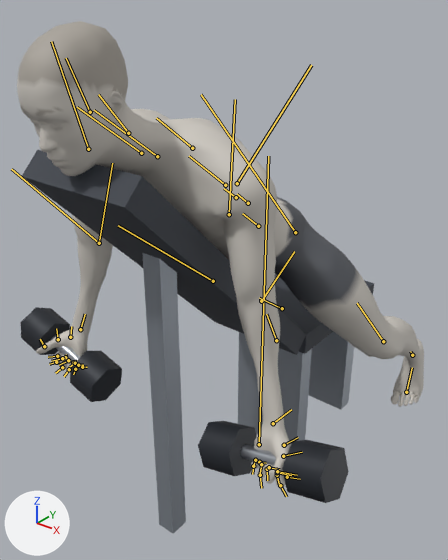
The glTF model exports/dumbbell-prone-incline-curl.glb as it was, and as the next commit left it.
One viewpoint serves both versions: a 50 mm camera at (0.927, -1.348, 1.402) aimed at (-0.059, -0.116, 0.639). The lights are fixed; the arrows at lower left show +X, +Y and +Z. The older version comes first. Both versions are drawn at frame 0 of the action 'dumbbell-prone-incline-curl'; the numbers are the values there. The bones that change, and the others that lie on the model, are drawn over the model as lines.
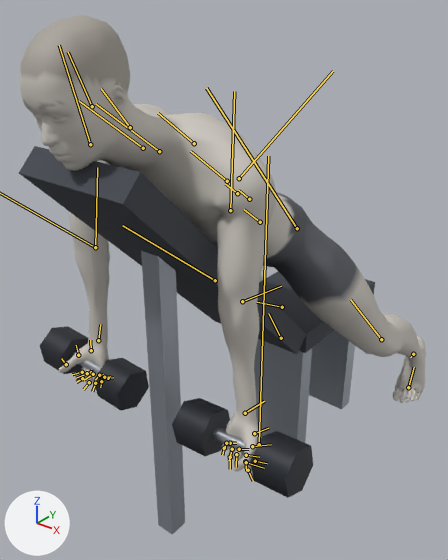
ob_dbl_right is not drawn itself; it is the parent of ob_mesh_1, ob_mesh_2, ob_mesh_3.
ob_dbr_right is not drawn itself; it is the parent of ob_mesh_4, ob_mesh_5, ob_mesh_6.
ob_props is not drawn itself; it is the parent of ob_bench.

Boxes [x1, y1, x2, y2] around the edits, measured in the pictures (448 x 560 px):
'Mesh_0', posed
    before: [17, 21, 424, 487]
    after: [19, 15, 426, 472]
'Mesh_10', posed
    before: [21, 150, 306, 355]
    after: [19, 146, 306, 354]
'Mesh_11', posed
    before: [142, 253, 186, 533]
    after: [141, 251, 185, 534]
'Mesh_2', posed (6% taller)
    before: [282, 440, 349, 503]
    after: [250, 431, 313, 498]
'Mesh_3', posed
    before: [198, 421, 257, 476]
    after: [172, 398, 230, 456]
'Mesh_6', posed
    before: [70, 351, 122, 402]
    after: [94, 358, 149, 411]
'Mesh_8', posed
    before: [308, 331, 354, 409]
    after: [309, 330, 355, 409]
'Mesh_5', posed
    before: [20, 307, 70, 355]
    after: [40, 326, 89, 374]
'Mesh_7', posed
    before: [275, 274, 374, 354]
    after: [259, 272, 375, 353]
bone 'pelvis', root to tip
    before: (258, 226) to (242, 213)
    after: (260, 222) to (244, 209)
bone 'upperarm_l', root to tip
    before: (237, 183) to (311, 65)
    after: (239, 178) to (333, 71)
bone 'lowerarm_l', root to tip
    before: (261, 301) to (294, 251)
    after: (242, 301) to (281, 286)
bone 'hand_l', root to tip
    before: (273, 423) to (291, 409)
    after: (245, 413) to (264, 401)
bone 'upperarm_r', root to tip
    before: (88, 149) to (51, 41)
    after: (90, 144) to (59, 45)
bone 'hand_r', root to tip
    before: (80, 329) to (85, 314)
    after: (98, 340) to (100, 324)
bone 'thigh_l', root to tip
    before: (295, 232) to (201, 94)
    after: (297, 228) to (206, 88)
bone 'calf_l', root to tip
    before: (383, 341) to (357, 303)
    after: (381, 339) to (350, 299)
bone 'foot_l', root to tip
    before: (412, 355) to (410, 351)
    after: (413, 354) to (410, 357)
bone 'ball_l', root to tip
    before: (406, 392) to (412, 367)
    after: (408, 387) to (414, 367)
bone 'thigh_r', root to tip
    before: (229, 214) to (235, 99)
    after: (230, 210) to (234, 91)
bone 'calf_r', root to tip
    before: (213, 281) to (118, 225)
    after: (215, 280) to (122, 225)
bone 'foot_r', root to tip
    before: (282, 308) to (259, 298)
    after: (282, 307) to (257, 302)
bone 'ball_r', root to tip
    before: (276, 340) to (266, 314)
    after: (281, 338) to (268, 313)

The edits, one by one:
Bone 'pelvis' (bone_pelvis) moves from (0.033, -0.186, 0.0) to (0.027, -0.177, 0.0).
Bone 'upperarm_l' (bone_upperarm_l) turns from (-29, 22, 50) to (-35, 21, 56) degrees about its own x, y and z.
Bone 'lowerarm_l' (bone_lowerarm_l) turns from (4, 9, -33) to (-3, 17, -47) degrees about its own x, y and z.
Bone 'hand_l' (bone_hand_l) turns from (-68, 58, 8) to (-66, 57, 9) degrees about its own x, y and z.
Bone 'upperarm_r' (bone_upperarm_r) turns from (29, -22, 50) to (35, -21, 56) degrees about its own x, y and z.
Bone 'lowerarm_r' (bone_lowerarm_r) turns from (-4, -9, -33) to (3, -17, -47) degrees about its own x, y and z.
Bone 'hand_r' (bone_hand_r) turns from (68, -58, 8) to (66, -57, 9) degrees about its own x, y and z.
Bone 'thigh_l' (bone_thigh_l) turns from (29, 39, 45) to (27, 39, 44) degrees about its own x, y and z.
Bone 'calf_l' (bone_calf_l) turns from (-5, 3, -38) to (-3, 3, -36) degrees about its own x, y and z.
Bone 'foot_l' (bone_foot_l) turns from (1, -43, -6) to (8, -42, -18) degrees about its own x, y and z.
Bone 'ball_l' (bone_ball_l) turns from (-3, -3, 35) to (-4, -5, 39) degrees about its own x, y and z.
Bone 'thigh_r' (bone_thigh_r) turns from (-29, -39, 45) to (-27, -39, 44) degrees about its own x, y and z.
Bone 'calf_r' (bone_calf_r) turns from (5, -3, -38) to (3, -3, -36) degrees about its own x, y and z.
Bone 'foot_r' (bone_foot_r) turns from (-1, 43, -6) to (-8, 42, -18) degrees about its own x, y and z.
Bone 'ball_r' (bone_ball_r) turns from (3, 3, 35) to (4, 5, 39) degrees about its own x, y and z.
